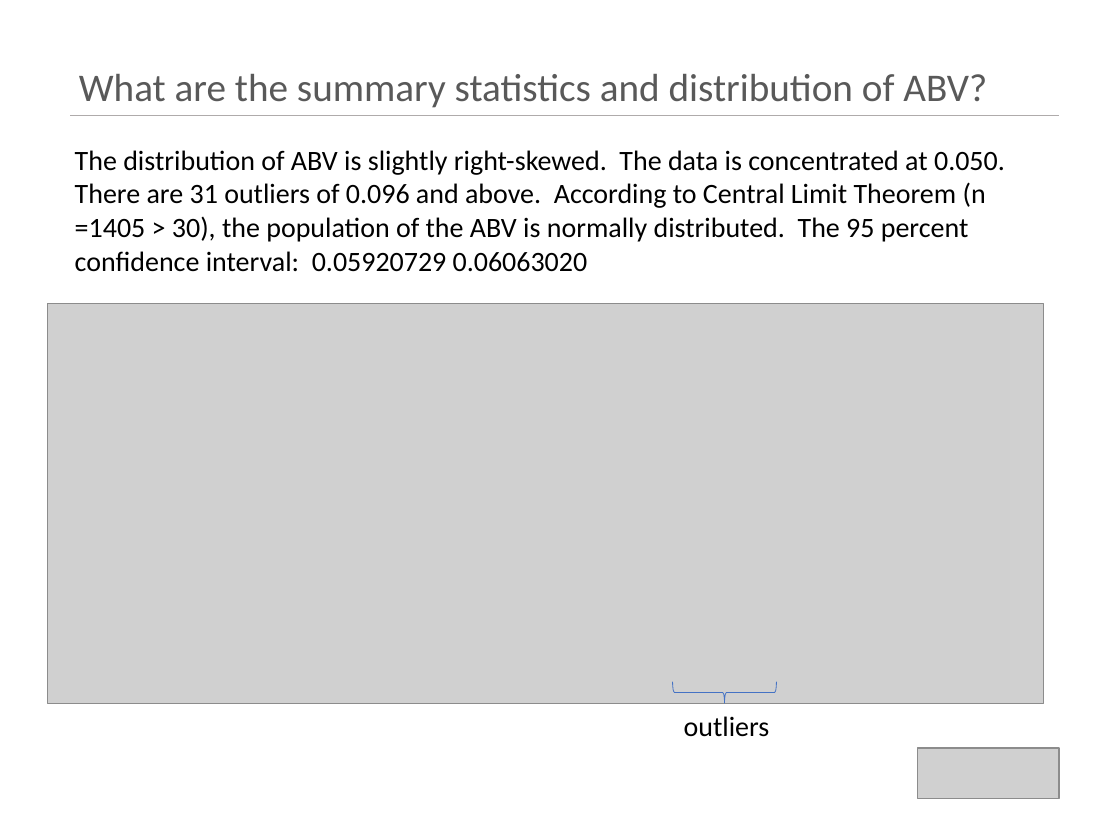
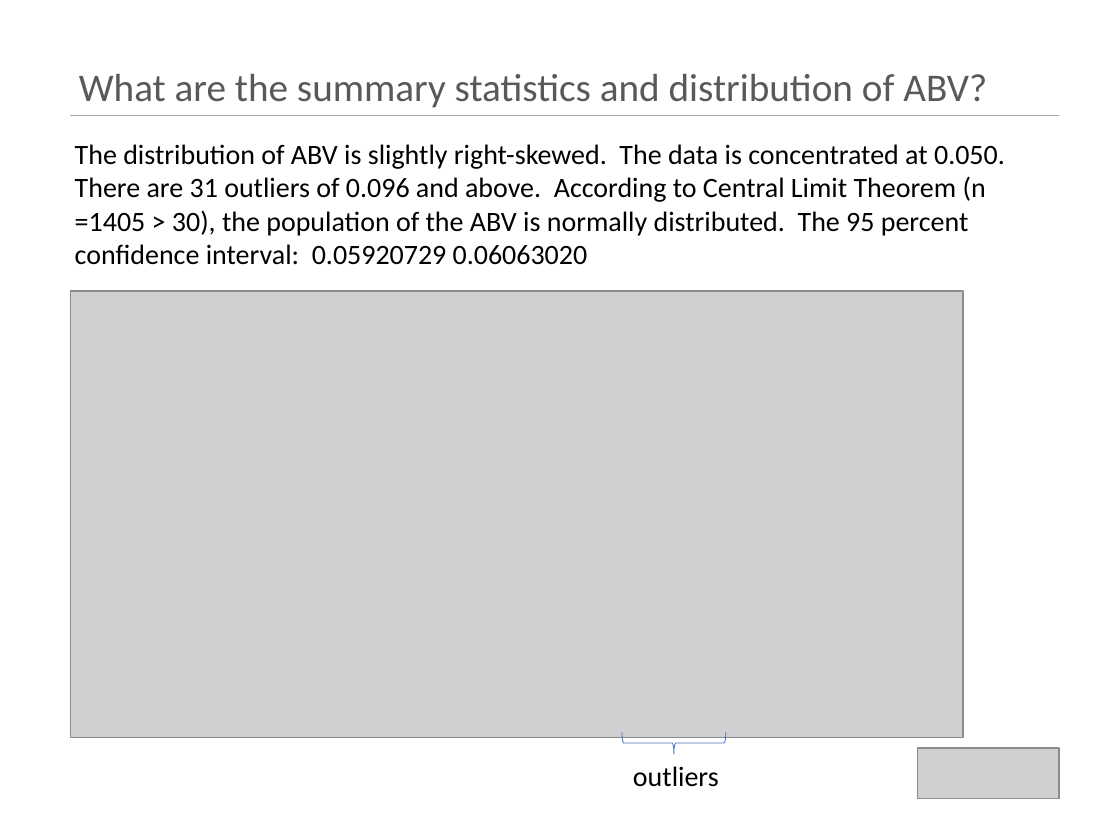
Before and after one commit to kristxh/6306-CaseStudy1-Beer, a slide deck: slide 8 of case_study_1_budweiser.pptx (slide 7 before the commit). Drawn at 1120x840 pixels with LibreOffice and Linux fonts; fonts in the diff are those of the drawing; grey boxes stand for pictures. Boxes give left, top, right and bottom in pixels: in the first picture for what was removed or moved away, otherwise in the second. Text is boxed around its words. In the diff, an @@ line names an element or a change of style, - is before the commit and + after.

```diff
--- a/case_study_1_budweiser.pptx
+++ b/case_study_1_budweiser.pptx
@@ text "The distribution of ABV is ...": place and size @@
-text "The distribution of ABV is ..." at <box>75,150,1005,272</box>
+text "The distribution of ABV is ..." at <box>75,144,1005,265</box>
@@ picture: place and size @@
-picture at <box>47,304,1044,703</box>
+picture at <box>71,291,963,738</box>
@@ right brace: place and size @@
-right brace at <box>672,682,776,703</box>
+right brace at <box>622,732,726,754</box>
@@ text "outliers": place and size @@
-text "outliers" at <box>684,716,770,737</box>
+text "outliers" at <box>633,766,719,787</box>
```
Also in this commit, not shown: 9 other slides changed, 1 slide added, 2 other files.
